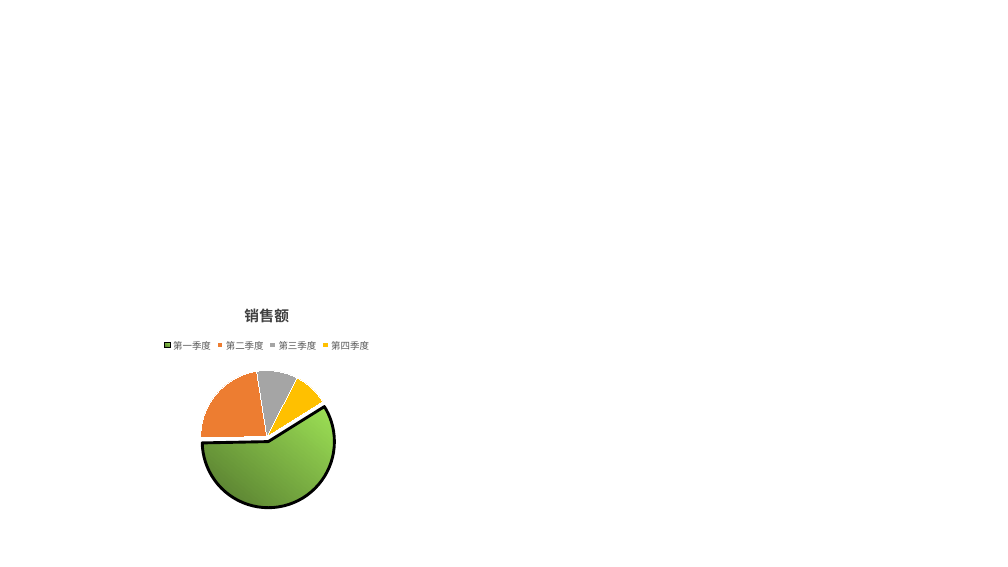
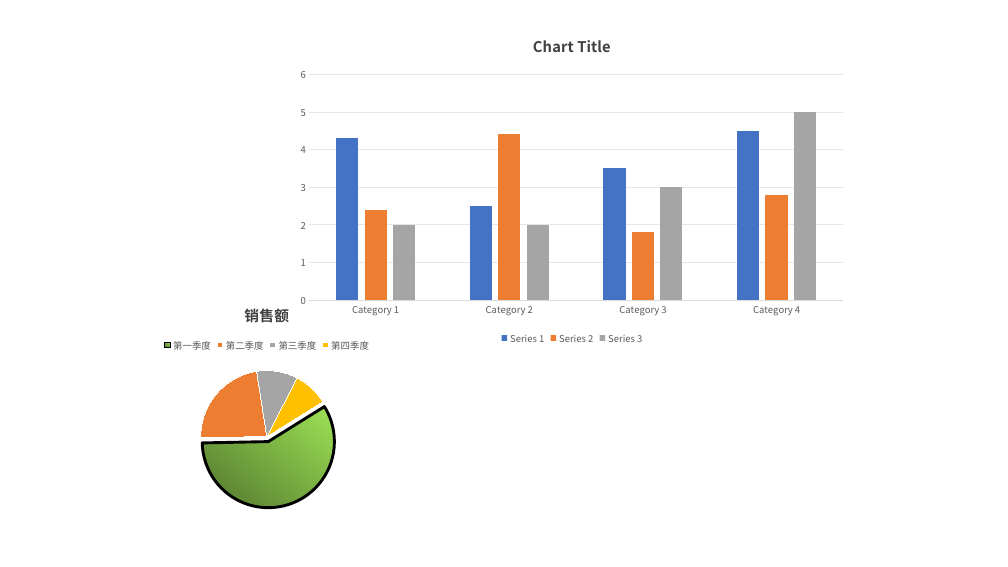
Before and after one commit to Howlcn1997/ooxml-parser, a slide deck: slide 12 of assets/ppt/simple.pptx. Drawn at 1008x567 pixels with LibreOffice and Linux fonts; fonts in the diff are those of the drawing. Boxes give left, top, right and bottom in pixels: in the first picture for what was removed or moved away, otherwise in the second. Text is boxed around its words. In the diff, an @@ line names an element or a change of style, - is before the commit and + after.

```diff
--- a/assets/ppt/simple.pptx
+++ b/assets/ppt/simple.pptx
@@ column chart added at bbox=[290, 20, 855, 348] @@
+categories: Category 1, Category 2, Category 3, Category 4
+Series 1: 4.3, 2.5, 3.5, 4.5
+Series 2: 2.4, 4.4, 1.8, 2.8
+Series 3: 2, 2, 3, 5
```
Also in this commit, not shown: 3 other files.
